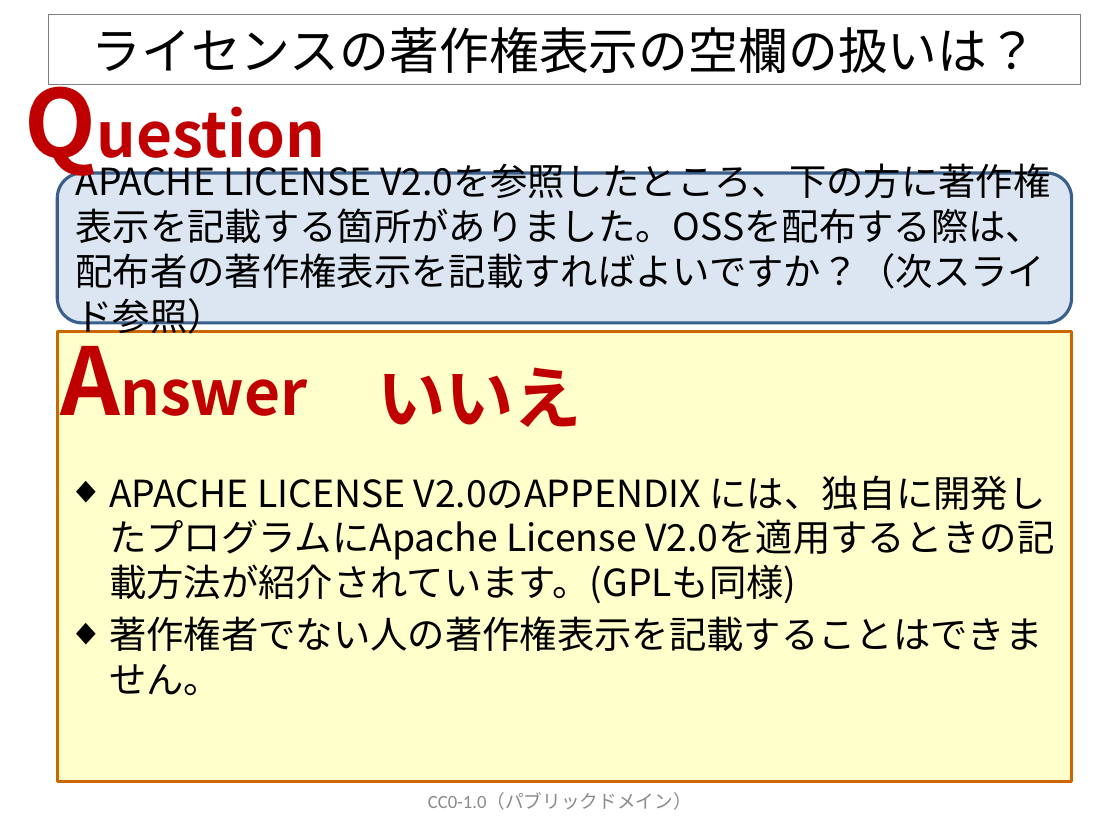
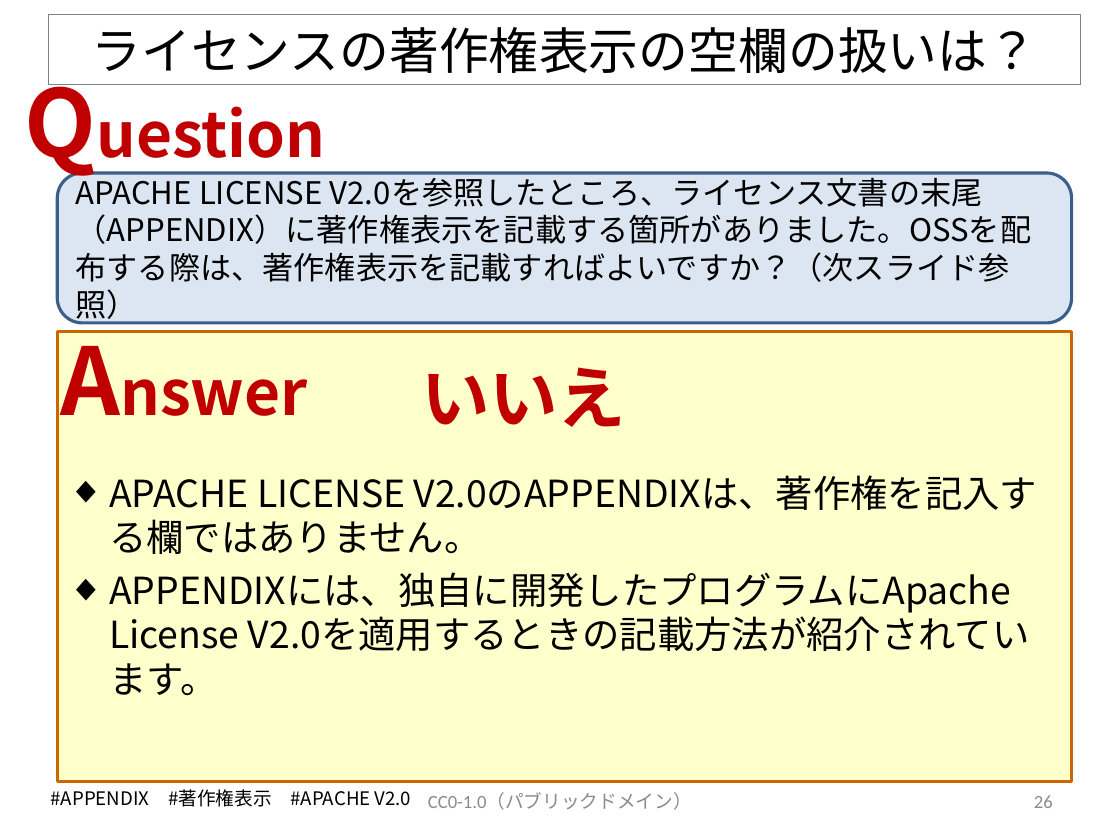
Before and after one commit to OpenChain-Project/OpenChain-JWG, a slide deck: slide 26 of Education_Material/FAQ/OSSライセンス関連でよくある誤解_CC0.pptx (slide 14 before the commit). Drawn at 1120x840 pixels with LibreOffice and Linux fonts; fonts in the diff are those of the drawing. Boxes give left, top, right and bottom in pixels: in the first picture for what was removed or moved away, otherwise in the second. Text is boxed around its words. In the diff, an @@ line names an element or a change of style, - is before the commit and + after.

```diff
--- a/Education_Material/FAQ/OSSライセンス関連でよくある誤解_CC0.pptx
+++ b/Education_Material/FAQ/OSSライセンス関連でよくある誤解_CC0.pptx
@@ text in rounded rectangle at (76, 172, 1032, 324): text changed; size 24 to 20 pt @@
-APACHE LICENSE V2.0を参照したところ、下の方に著作権表示を記載する箇所がありました。OSSを配布する際は、配布者の著作権表示を記載すればよいですか？（次スライド参照）
+APACHE LICENSE V2.0を参照したところ、ライセンス文書の末尾（APPENDIX）に著作権表示を記載する箇所がありました。OSSを配布する際は、著作権表示を記載すればよいですか？（次スライド参照）
@@ text "いいえ": place and size @@
-text "いいえ" at (377, 367, 582, 427)
+text "いいえ" at (421, 367, 626, 427)
@@ text at (109, 475, 1038, 696): text changed @@
-◆ APACHE LICENSE V2.0のAPPENDIX には、独自に開発したプログラムにApache License V2.0を適用するときの記載方法が紹介されています。(GPLも同様)
-◆ 著作権者でない人の著作権表示を記載することはできません。
+◆ APACHE LICENSE V2.0のAPPENDIXは、著作権を記入する欄ではありません。
+◆ APPENDIXには、独自に開発したプログラムにApache License V2.0を適用するときの記載方法が紹介されています。
@@ text added at (51, 789, 412, 807), 12 pt, text #000000 @@
+#APPENDIX #著作権表示 #APACHE V2.0
@@ page number added at (1034, 795, 1053, 808), 12 pt, text #8C8C8C @@
+26
```
Also in this commit, not shown: 17 other slides changed, 20 slides added, 2 slides removed.
